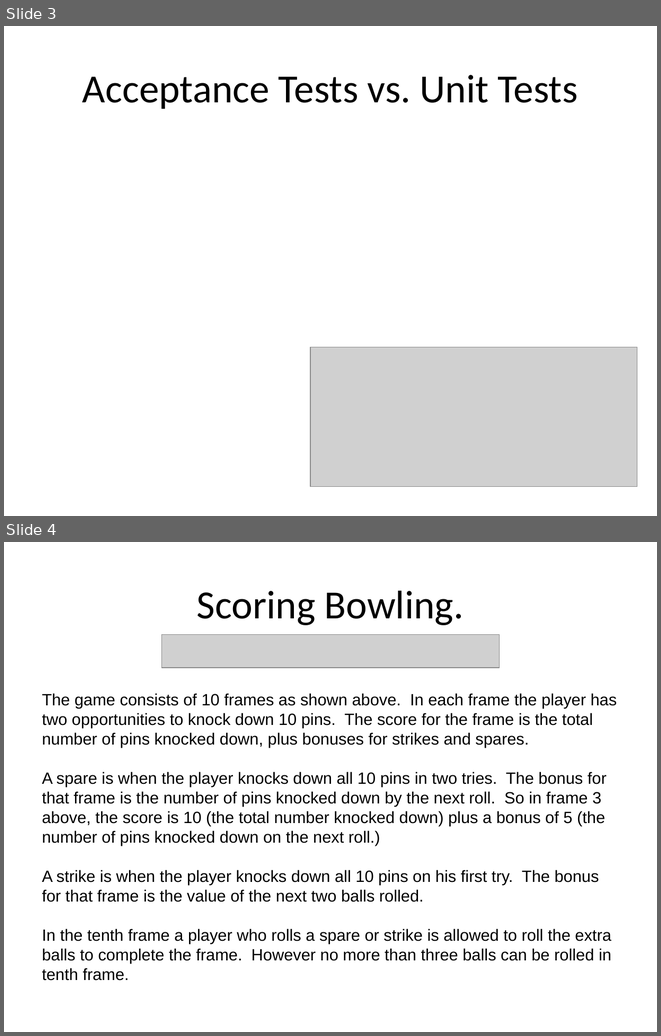
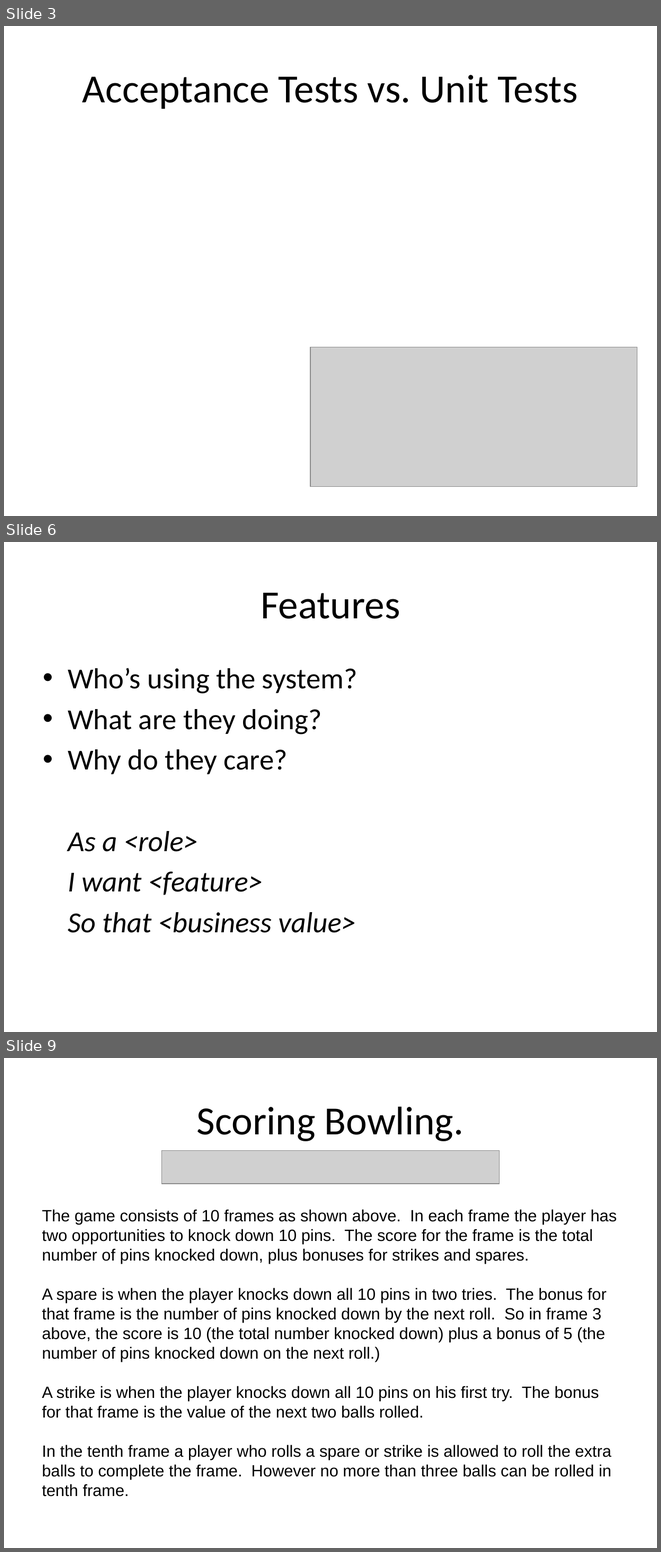
Before and after one commit to shawnewallace/Katas, a slide deck: Presentations/BDD Lunch & Learn.pptx. Shown one above the other, each under a label of ours: slides 3 and 4 before the commit, slides 3, 6 and 9 after it; the slides between them are not shown. The pictures are 661x1036 and 661x1552 pixels, drawn with LibreOffice and Linux fonts; fonts in the diff are those of the drawing; grey boxes stand for pictures. Boxes give left, top, right and bottom in pixels: in the first picture for what was removed or moved away, otherwise in the second. Text is boxed around its words. In the diff, an @@ line names an element or a change of style, - is before the commit and + after.

```diff
--- a/Presentations/BDD Lunch & Learn.pptx
+++ b/Presentations/BDD Lunch & Learn.pptx
@@ slide 6 added at (x1=4, y1=542, x2=657, y2=1032), background #FFFFFF @@
@@ title added at (x1=261, y1=592, x2=400, y2=619), 44 pt, text #000000 @@
+Features
@@ text added at (x1=68, y1=668, x2=358, y2=933), 32 pt, text #000000 @@
+• Who’s using the system?
+• What are they doing?
+• Why do they care?
+As a <role>
+I want <feature>
+So that <business value>
@@ what was slide 4 is now slide 9 @@
```
Also in this commit, not shown: 1 slide changed, 4 other slides added.
